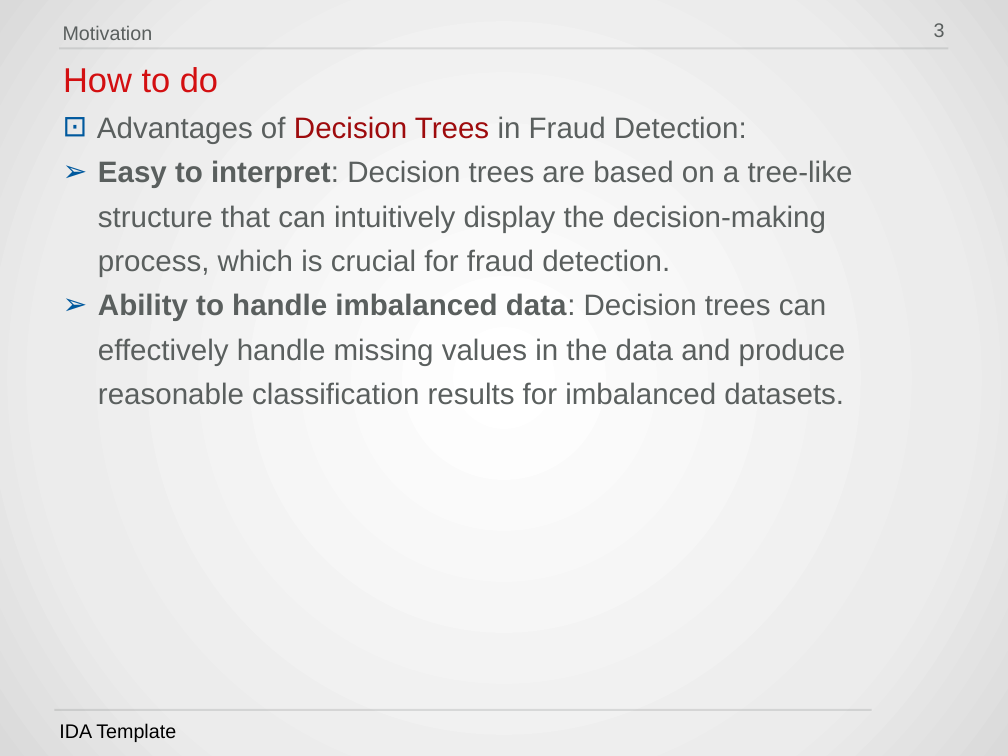
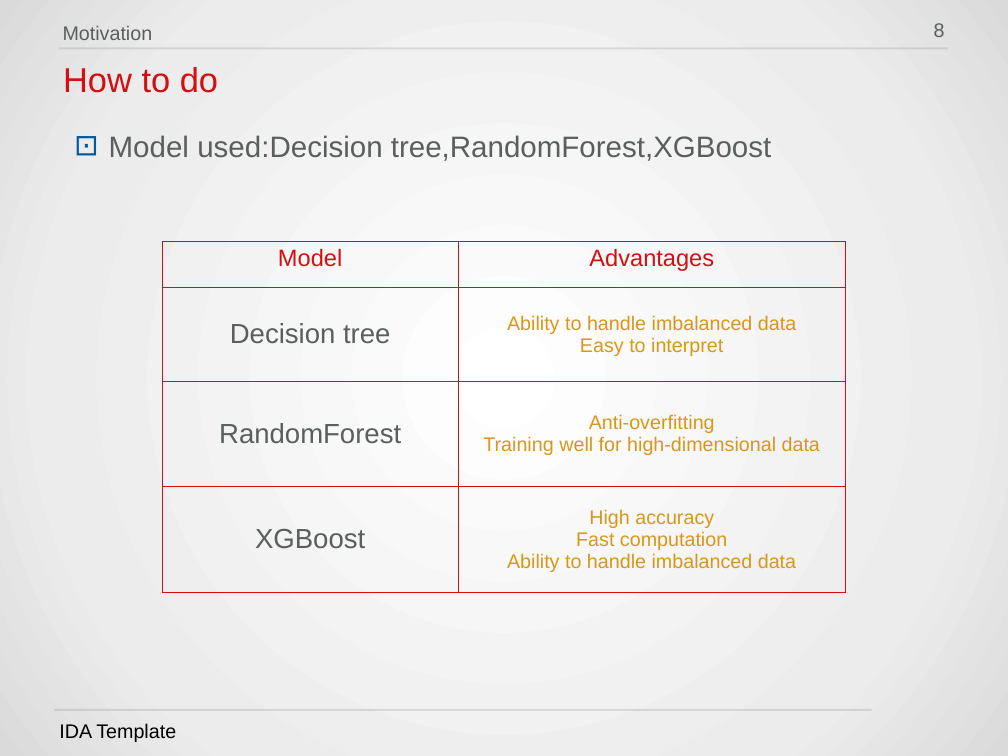
Before and after one commit to HWTeng-Teaching/202409-ML-FinTech, a slide deck: slide 8 of projects/5_機器學習應用於偵測信用卡詐欺的績效評估.pptx (slide 3 before the commit). Drawn at 1008x756 pixels with LibreOffice and Linux fonts; fonts in the diff are those of the drawing; background and template pictures are left out. Boxes give left, top, right and bottom in pixels: in the first picture for what was removed or moved away, otherwise in the second. Text is boxed around its words. In the diff, an @@ line names an element or a change of style, - is before the commit and + after.

```diff
--- a/projects/5_機器學習應用於偵測信用卡詐欺的績效評估.pptx
+++ b/projects/5_機器學習應用於偵測信用卡詐欺的績效評估.pptx
@@ page number at box(934, 23, 945, 37): text changed @@
-3
+8
@@ text at box(109, 135, 771, 161): text changed @@
-⊡ Advantages of Decision Trees in Fraud Detection:
-    ➢ Easy to interpret: Decision trees are based on a tree-like structure that can intuitively display the decision-making process, which is crucial for fraud detection.
-    ➢ Ability to handle imbalanced data: Decision trees can effectively handle missing values in the data and produce reasonable classification results for imbalanced datasets.
+⊡ Model used:Decision tree,RandomForest,XGBoost
@@ table added at box(162, 242, 846, 593), 4 rows, 2 columns @@
+Model | Advantages
+Decision tree | Ability to handle imbalanced data / Easy to interpret
+RandomForest | Anti-overfitting / Training well for high-dimensional data
+XGBoost | High accuracy / Fast computation / Ability to handle imbalanced data
```
Also in this commit, not shown: 1 other slide changed, 6 slides added, 9 slides removed.
